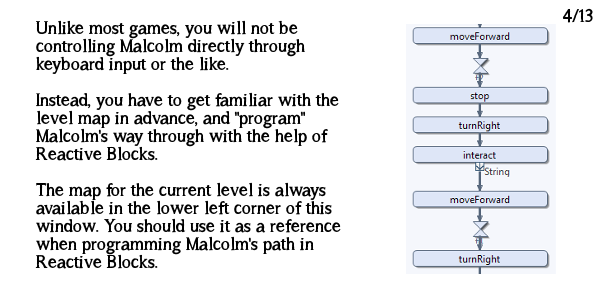
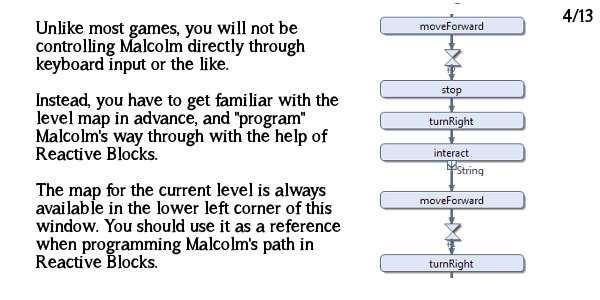
Comparing the layer stacks of the two w=600, h=300 images. Changes:
added layer "logic2.png #1" above "logic2.png" over [380, 3, 526, 278]
painted on "logic2.png" over [406, 24, 556, 274]
